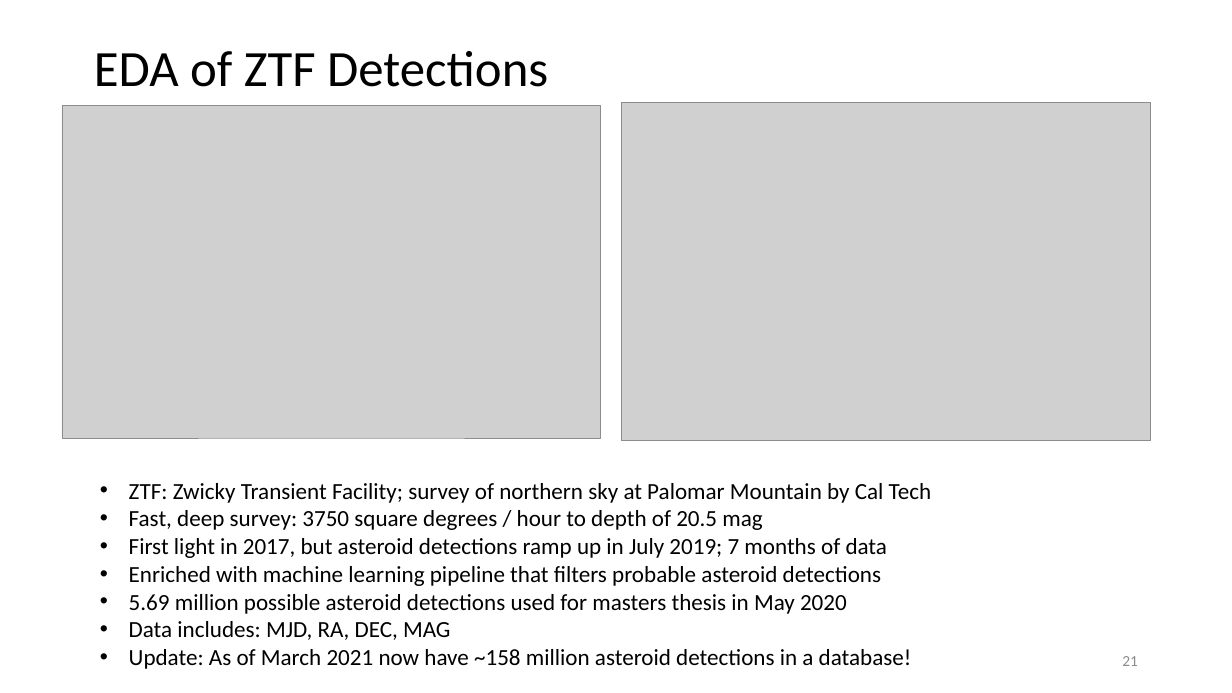
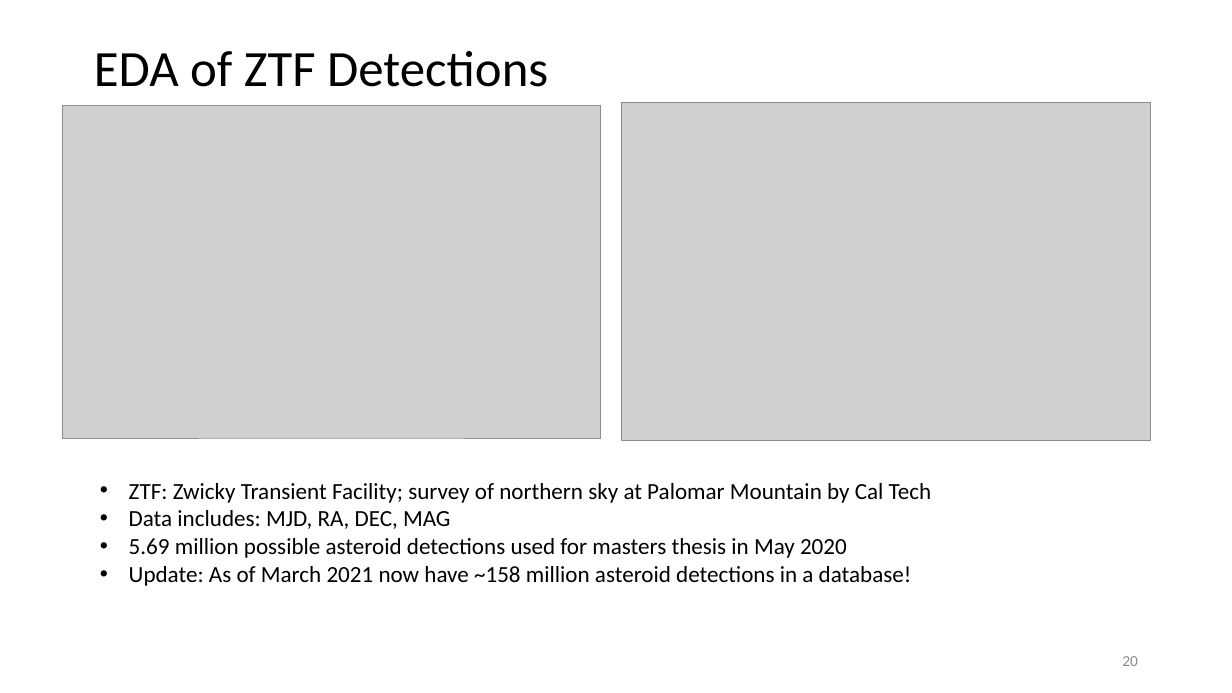
Before and after one commit to memanuel/kepler-sieve, a slide deck: slide 20 of presentation/kepler-sieve-slides.pptx (slide 21 before the commit). Drawn at 1232x693 pixels with LibreOffice and Linux fonts; fonts in the diff are those of the drawing; grey boxes stand for pictures. Boxes give left, top, right and bottom in pixels: in the first picture for what was removed or moved away, otherwise in the second. Text is boxed around its words. In the diff, an @@ line names an element or a change of style, - is before the commit and + after.

Commit message:
revised presentation / less text

```diff
--- a/presentation/kepler-sieve-slides.pptx
+++ b/presentation/kepler-sieve-slides.pptx
@@ text at [129,510,450,529]: text changed @@
-• Fast, deep survey: 3750 square degrees / hour to depth of 20.5 mag
-• First light in 2017, but asteroid detections ramp up in July 2019; 7 months of data
-• Enriched with machine learning pipeline that filters probable asteroid detections
+• Data includes: MJD, RA, DEC, MAG
@@ text at [129,621,450,640]: paragraph removed @@
-• Data includes: MJD, RA, DEC, MAG
@@ page number at [1122,656,1138,666]: text changed @@
-21
+20
```
Also in this commit, not shown: 21 other slides changed, 1 slide added, 5 slides removed, 7 other files.
